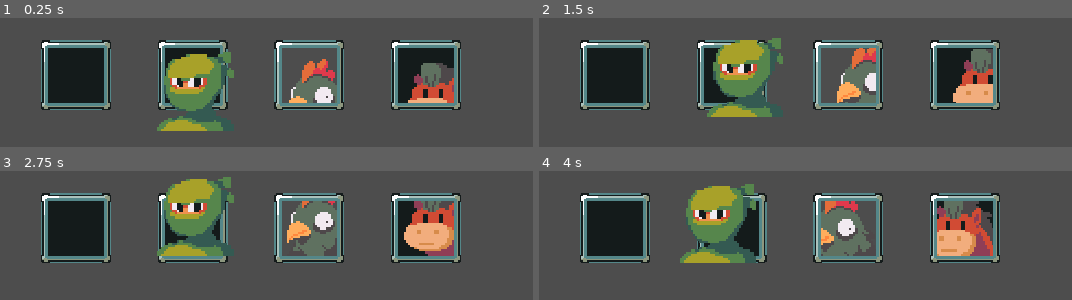
Above: before the commit, frames 1-4 (two rows, left to right).
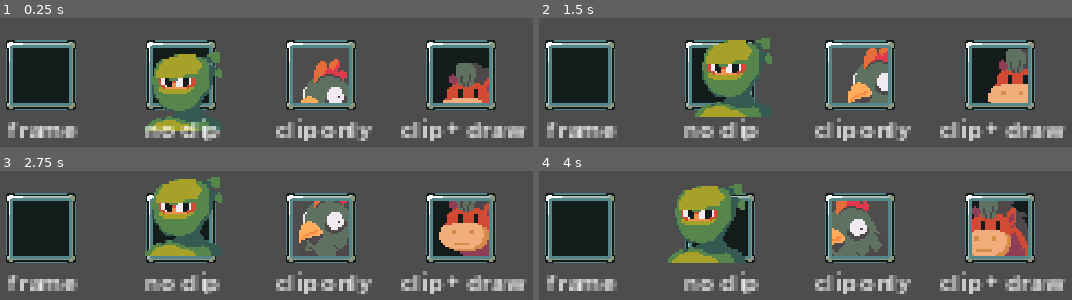
Above: after the commit, the same moments.

Repository: gdquest-demos/godot-4-new-features
Game: Godot game, scene res://2d_clipping/2d_clipping.tscn
Two runs of this game, one before a commit and one after it. Both use one fixed random seed, a clock stepped at 60 frames per second and the inputs below. The project has no main scene, so this scene is started directly.
Inputs (mouse positions are in pixels of both pictures, inside the frame that each line leads up to):
- Up to frame 1 (0.25 s): no input
- Up to frame 2 (1.5 s): tap Enter at 0.5, 0.6, 1.35 s; move the mouse to (965, 64) at 0.52 s; hold D (move_right) 0.53-1.28 s; click (965, 64) at 0.67 s; move the mouse to (629, 109) at 1.27 s; hold S (move_down) from 1.28 s (still down)
- Up to frame 3 (2.75 s): move the mouse to (outside the picture) at 2.02 s; release S (move_down) at 2.03 s; hold D (move_right) from 2.03 s (still down); tap Enter at 2.1 s
- Up to frame 4 (4 s): move the mouse to (outside the picture) at 2.77 s; release D (move_right) at 2.78 s; hold W (move_up) 2.78-3.53 s; tap Enter at 2.85, 3.6 s; click (outside the picture) at 2.92 s; move the mouse to (outside the picture) at 3.52 s; hold A (move_left) from 3.53 s (still down)

The runs differ from the first frame. In frame 1, 34% of the frame differs, in the area x 1-99%, y 17-96%; in frame 2, 35%, in the area x 1-99%, y 15-96%; in frame 3, 35%; in frame 4, 35%.

Commit message:
add text labels

Diff:
--- a/2d_clipping/2d_clipping.tscn
+++ b/2d_clipping/2d_clipping.tscn
@@ -11,9 +11,25 @@
 
 [node name="Box" type="Sprite2D" parent="."]
 texture_filter = 1
-position = Vector2(248, 144)
+position = Vector2(240, 144)
 texture = ExtResource("1_pm75i")
 script = ExtResource("2_fnb8m")
+
+[node name="Label" type="Label" parent="Box"]
+z_index = 1
+anchors_preset = -1
+anchor_left = 0.521
+anchor_top = 1.271
+anchor_right = 0.521
+anchor_bottom = 1.271
+offset_left = -65.008
+offset_top = -37.008
+offset_right = 16.992
+offset_bottom = -11.008
+grow_horizontal = 2
+grow_vertical = 2
+text = "no clip"
+horizontal_alignment = 1
 
 [node name="Mask" type="Sprite2D" parent="Box"]
 texture = ExtResource("2_ir0x8")
@@ -24,9 +40,25 @@
 
 [node name="Box2" type="Sprite2D" parent="."]
 texture_filter = 1
-position = Vector2(328, 144)
+position = Vector2(336, 144)
 texture = ExtResource("1_pm75i")
 script = ExtResource("2_fnb8m")
+
+[node name="Label" type="Label" parent="Box2"]
+z_index = 1
+anchors_preset = -1
+anchor_left = 0.521
+anchor_top = 1.271
+anchor_right = 0.521
+anchor_bottom = 1.271
+offset_left = -65.008
+offset_top = -37.008
+offset_right = 16.992
+offset_bottom = -11.008
+grow_horizontal = 2
+grow_vertical = 2
+text = "clip only"
+horizontal_alignment = 1
 
 [node name="Mask" type="Sprite2D" parent="Box2"]
 clip_children = 1
@@ -38,9 +70,25 @@
 
 [node name="Box3" type="Sprite2D" parent="."]
 texture_filter = 1
-position = Vector2(408, 144)
+position = Vector2(432, 144)
 texture = ExtResource("1_pm75i")
 script = ExtResource("2_fnb8m")
+
+[node name="Label" type="Label" parent="Box3"]
+z_index = 1
+anchors_preset = -1
+anchor_left = 0.521
+anchor_top = 1.271
+anchor_right = 0.521
+anchor_bottom = 1.271
+offset_left = -66.008
+offset_top = -37.008
+offset_right = 17.992
+offset_bottom = -11.008
+grow_horizontal = 2
+grow_vertical = 2
+text = "clip + draw"
+horizontal_alignment = 1
 
 [node name="Mask" type="Sprite2D" parent="Box3"]
 clip_children = 2
@@ -52,8 +100,24 @@
 
 [node name="Box4" type="Sprite2D" parent="."]
 texture_filter = 1
-position = Vector2(168, 144)
+position = Vector2(144, 144)
 texture = ExtResource("1_pm75i")
+
+[node name="Label" type="Label" parent="Box4"]
+z_index = 1
+anchors_preset = -1
+anchor_left = 0.521
+anchor_top = 1.271
+anchor_right = 0.521
+anchor_bottom = 1.271
+offset_left = -65.008
+offset_top = -37.008
+offset_right = 16.992
+offset_bottom = -11.008
+grow_horizontal = 2
+grow_vertical = 2
+text = "frame"
+horizontal_alignment = 1
 
 [node name="Mask" type="Sprite2D" parent="Box4"]
 texture = ExtResource("2_ir0x8")
